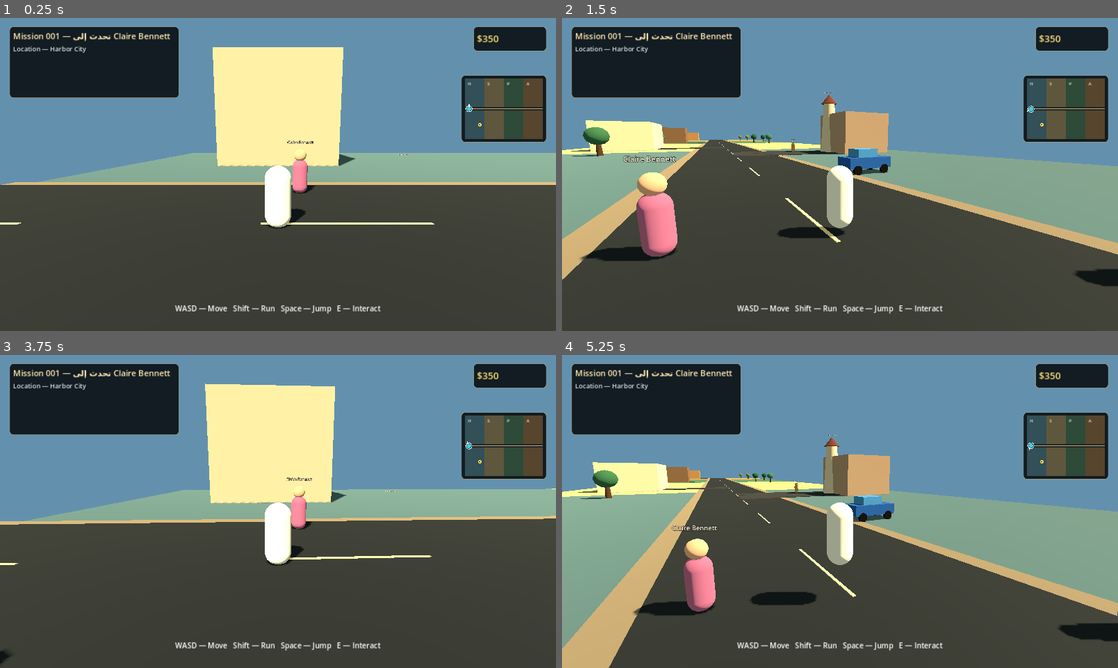
Above: before the commit, frames 1-4 (two rows, left to right).
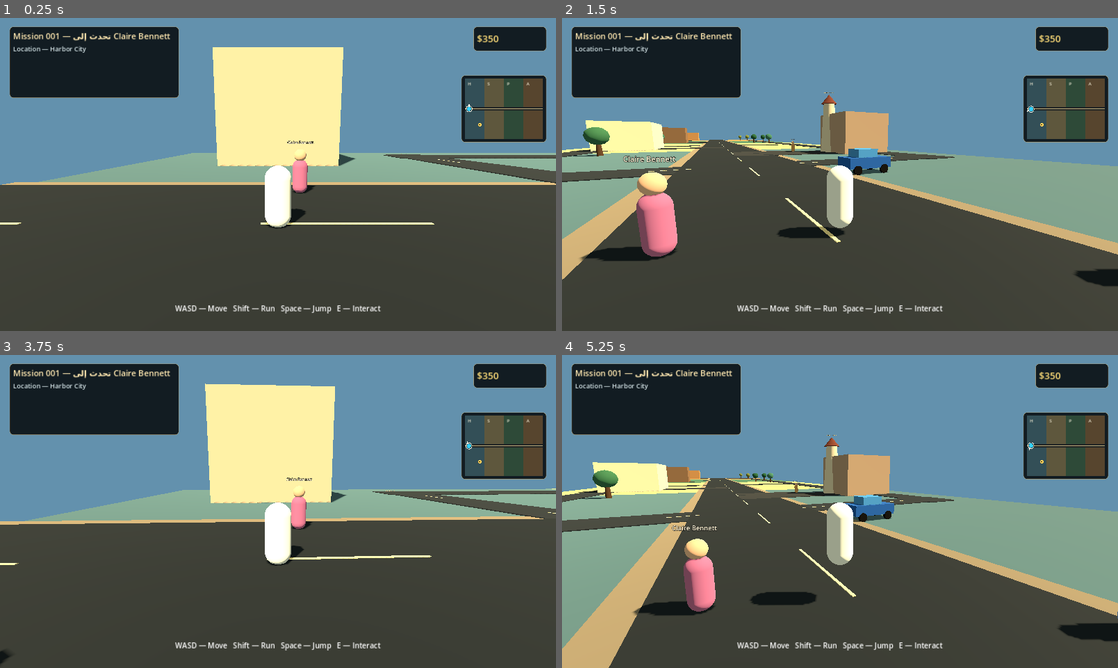
Above: after the commit, the same moments.

Repository: dzdfast-art/GTA-GHIBLI
Game: Godot game, scene res://scenes/main.tscn
The game is run twice, just before and just after one commit, with the same random seed, the same clock (stepped at 60 frames per second) and the same inputs.
Inputs (mouse positions are in pixels of both pictures, inside the frame that each line leads up to):
- Up to frame 1 (0.25 s): no input
- Up to frame 2 (1.5 s): tap Enter at 0.5 s; move the mouse to (962, 158) at 0.52 s; hold D (move_right) 0.53-1.25 s; hold E (interact) 0.53-1.25 s; click (962, 158) at 0.67 s; tap Space (jump) at 0.77 s; drag from (728, 190) to (812, 237) at 1.27 s
- Up to frame 3 (3.75 s): tap Space (jump) at 2 s; move the mouse to (333, 442) at 2.02 s; hold D (move_right) 2.03-2.75 s; hold E (interact) 2.03-2.75 s; drag from (250, 574) to (111, 464) at 2.77 s; tap Enter at 3.5 s; move the mouse to (444, 558) at 3.52 s; hold A (move_left) from 3.53 s (still down); hold E (interact) from 3.53 s (still down)
- Up to frame 4 (5.25 s): tap Space (jump) at 3.77, 5 s; release A (move_left) at 4.25 s; release E (interact) at 4.25 s; drag from (673, 464) to (756, 433) at 4.27 s; move the mouse to (867, 511) at 5.02 s; hold S (move_back) from 5.03 s (still down); hold E (interact) from 5.03 s (still down); click (867, 511) at 5.17 s

The runs differ from the first frame. In frame 1, 1.0% of the frame differs, in the area x 69-100%, y 43-53%; in frame 2, 1.0%; in frame 3, 1.1%; in frame 4, 1.4%, in the area x 0-71%, y 39-57%.

Commit message:
feat(world): add connected north-south and cross streets

Diff:
--- a/web-edition/scripts/world/world_builder.gd
+++ b/web-edition/scripts/world/world_builder.gd
@@ -20,6 +20,7 @@
 		_create_region(index)
 	_create_connected_road()
 	_create_access_roads()
+	_create_street_grid()
 	_create_landmarks()
 	_create_characters()
 	_create_starting_vehicle()
@@ -109,6 +110,46 @@
 			"to": to_id,
 			"cost": absf(to_x - from_x)
 		})
+
+	# Add a connected north/south and east/west street grid. The original
+	# east/west corridor remains the arterial road and all POI access spurs
+	# keep their stable IDs for existing closure tests.
+	var grid_x_values: Array[float] = [-96.0, -32.0, 32.0, 96.0]
+	var grid_z_values: Array[float] = [-24.0, 0.0, 24.0]
+	for grid_x in grid_x_values:
+		for grid_z in grid_z_values:
+			nodes.append({
+				"id": _grid_node_id(grid_x, grid_z),
+				"position": Vector3(grid_x, 0.0, grid_z),
+				"kind": "intersection"
+			})
+		var center_node := _grid_node_id(grid_x, 0.0)
+		edges.append({
+			"id": "grid_connector_%d" % roundi(grid_x),
+			"from": str(road_node_ids[roundi(grid_x)]),
+			"to": center_node,
+			"cost": 1.0
+		})
+		for z_index in range(grid_z_values.size() - 1):
+			var from_z: float = grid_z_values[z_index]
+			var to_z: float = grid_z_values[z_index + 1]
+			edges.append({
+				"id": "grid_vertical_%d_%d" % [roundi(grid_x), z_index],
+				"from": _grid_node_id(grid_x, from_z),
+				"to": _grid_node_id(grid_x, to_z),
+				"cost": to_z - from_z
+			})
+
+	for grid_z in [-24.0, 24.0]:
+		for x_index in range(grid_x_values.size() - 1):
+			var from_x: float = grid_x_values[x_index]
+			var to_x: float = grid_x_values[x_index + 1]
+			edges.append({
+				"id": "grid_cross_%d_%d" % [roundi(grid_z), x_index],
+				"from": _grid_node_id(from_x, grid_z),
+				"to": _grid_node_id(to_x, grid_z),
+				"cost": to_x - from_x
+			})
 
 	for point in points:
 		var point_id := str(point["id"])
@@ -124,6 +165,42 @@
 		})
 
 	return {"nodes": nodes, "edges": edges}
+
+
+func _grid_node_id(x_value: float, z_value: float) -> String:
+	return "grid_%d_%d" % [roundi(x_value), roundi(z_value)]
+
+
+func _create_street_grid() -> void:
+	var road_material := _make_material(Color(0.14, 0.16, 0.17))
+	var marking_material := _make_material(Color(0.82, 0.75, 0.56))
+	for x_value in [-96.0, -32.0, 32.0, 96.0]:
+		var vertical_road := MeshInstance3D.new()
+		vertical_road.name = "NorthSouthStreet_%d" % roundi(x_value)
+		var vertical_mesh := BoxMesh.new()
+		vertical_mesh.size = Vector3(5.0, 0.07, 54.0)
+		vertical_road.mesh = vertical_mesh
+		vertical_road.position = Vector3(x_value, 0.052, 0.0)
+		vertical_road.material_override = road_material
+		add_child(vertical_road)
+		for z_value in [-18.0, -6.0, 6.0, 18.0]:
+			var center_line := MeshInstance3D.new()
+			var line_mesh := BoxMesh.new()
+			line_mesh.size = Vector3(0.10, 0.02, 3.0)
+			center_line.mesh = line_mesh
+			center_line.position = Vector3(x_value, 0.10, z_value)
+			center_line.material_override = marking_material
+			add_child(center_line)
+
+	for z_value in [-24.0, 24.0]:
+		var cross_road := MeshInstance3D.new()
+		cross_road.name = "EastWestStreet_%d" % roundi(z_value)
+		var cross_mesh := BoxMesh.new()
+		cross_mesh.size = Vector3(198.0, 0.07, 5.0)
+		cross_road.mesh = cross_mesh
+		cross_road.position = Vector3(0.0, 0.052, z_value)
+		cross_road.material_override = road_material
+		add_child(cross_road)
 
 
 func _create_access_roads() -> void:
